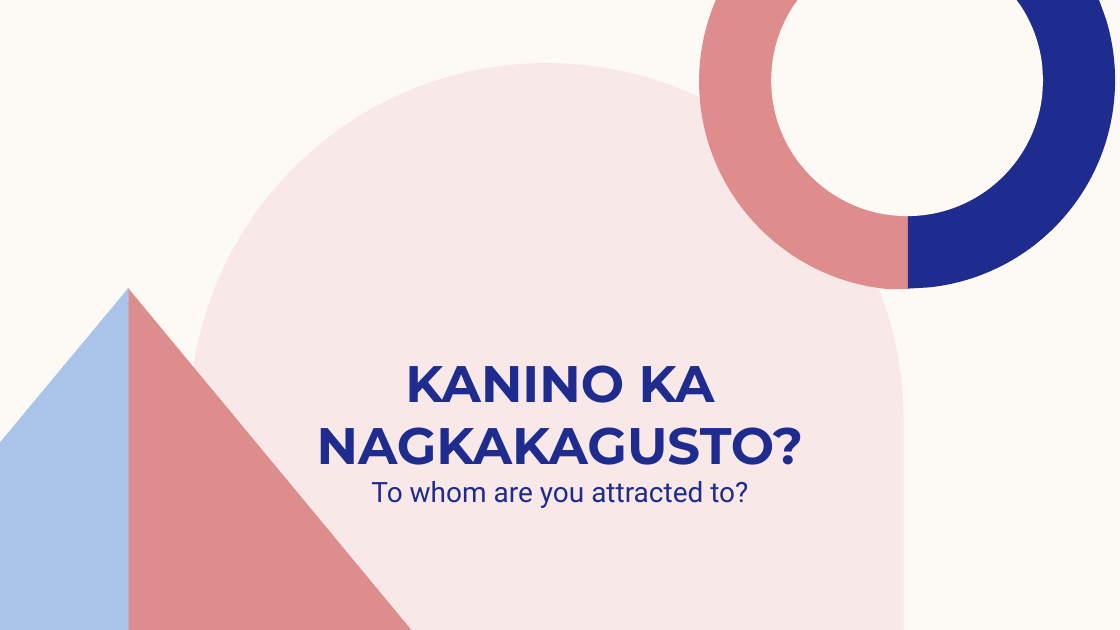
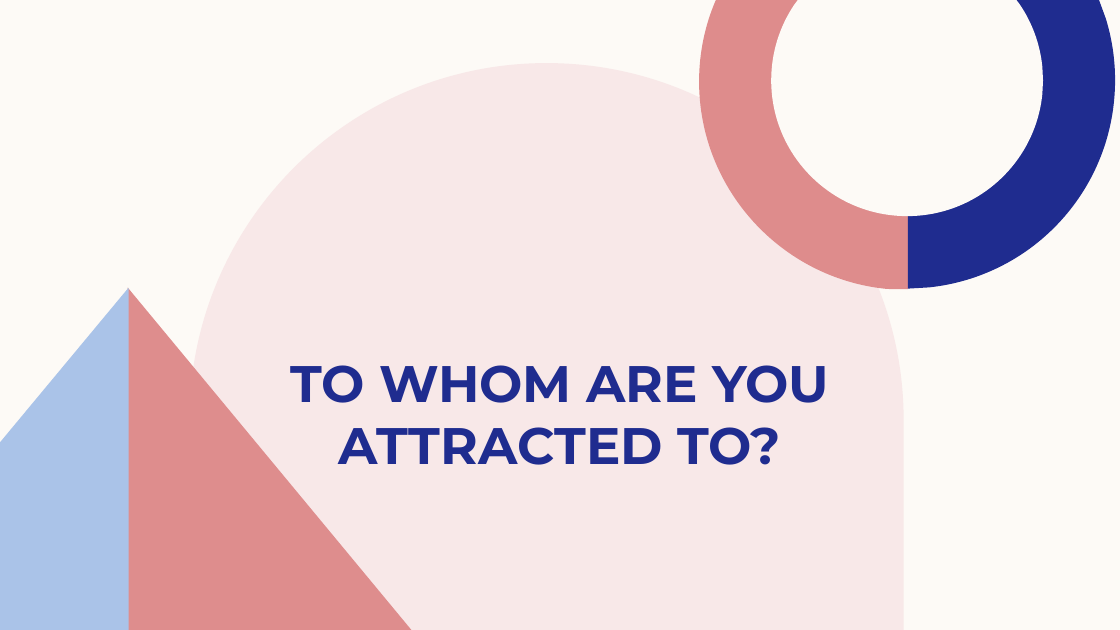
Before and after one commit to InterstellarMist/VIP-Workshop-2024, a slide deck: slide 15 of Gender Sensitivity Training/SOGIESC Workshop.pptx. Drawn at 1120x630 pixels with LibreOffice and Linux fonts; fonts in the diff are those of the drawing. Boxes give left, top, right and bottom in pixels: in the first picture for what was removed or moved away, otherwise in the second. Text is boxed around its words. In the diff, an @@ line names an element or a change of style, - is before the commit and + after.

Commit message:
edited slides

```diff
--- a/Gender Sensitivity Training/SOGIESC Workshop.pptx
+++ b/Gender Sensitivity Training/SOGIESC Workshop.pptx
@@ title at bbox=[290, 365, 829, 465]: text changed @@
-KANINO KA NAGKAKAGUSTO?
+TO WHOM ARE YOU ATTRACTED TO?
@@ text removed at bbox=[371, 481, 748, 508] @@
-To whom are you attracted to?
```
Also in this commit, not shown: 3 other slides changed.
